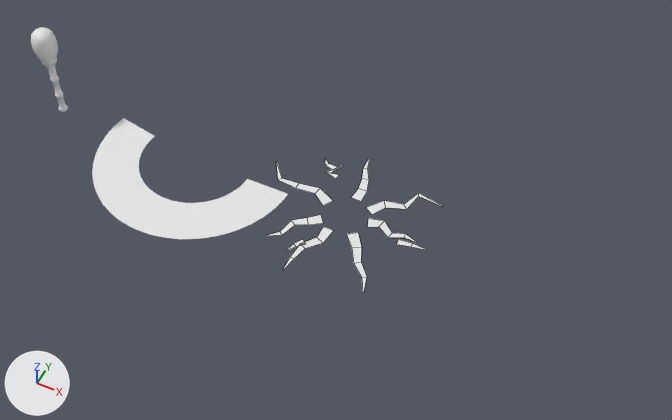
An edit to the Blender file tools/blender/pharm/fx_smash.blend, drawn before and after from the same camera.
Camera for both pictures: a 50 mm camera at (5.65, -5.11, 6.41) aimed at (3.19, -0.17, 0.24). Lighting does not change. The marker at lower left points along +X, +Y and +Z. The picture after the commit comes second. Mesh edges are drawn as thin lines on the coarser meshes.

In view in the first picture: 'smash_cracks', 'smash_pestle', 'smash_trail'.
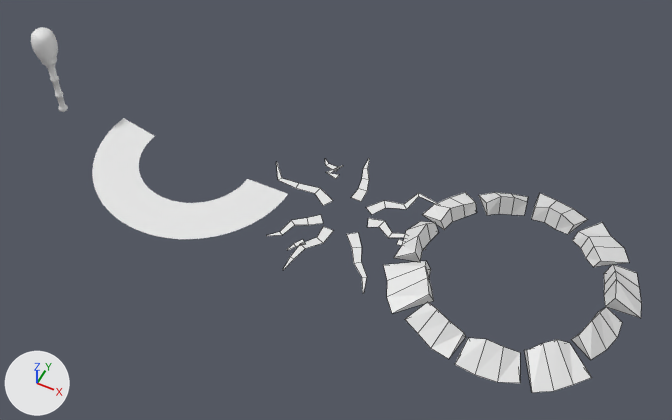
The change, as a list of edits to the scene's bpy script:
```text
Add me_smash_rim:
    me_smash_rim.from_pydata(...)  # 132 vertices, 88 faces; spans x -1.05..1.11, y -1.06..1.07, z 0.0..0.24
Add ob_smash_rim:
    ob_smash_rim = bpy.data.objects.new('smash_rim', me_smash_rim)
    ob_smash_rim.location = (4.8, 0.0, 0.0)
```

What differs and where, as boxes [x1, y1, x2, y2] in the pictures (672 x 420 px):
'smash_rim', added: after [383, 192, 641, 393]
